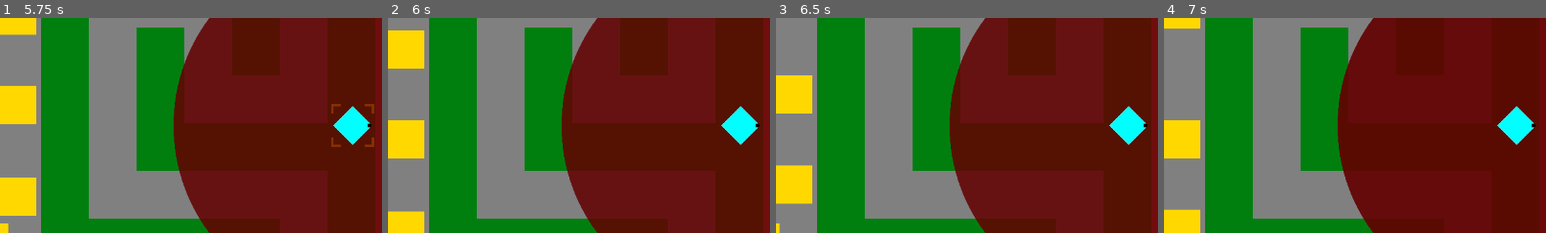
Above: before the commit, frames 1-4 (left to right).
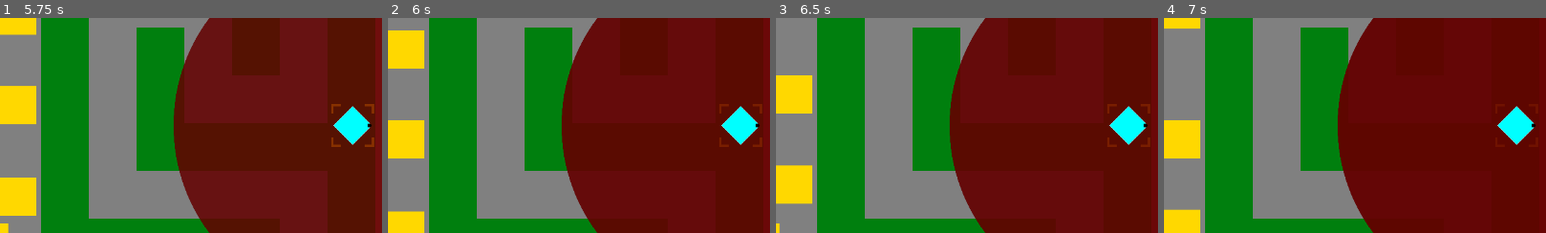
Above: after the commit, the same moments.

Repository: phrasmotica/godot-tower-defence
Game: Godot game, scene res://scenes/game.tscn
Same seed, same stepped clock (60 frames per second), same inputs: the game is played once before the commit and once after it.
Inputs (mouse positions are % of the whole screen's width and height, from its top left):
- Up to frame 1 (5.75 s): click "Start" at 0.5 s; click (80, 33) at 1.25 s; click "Cancel" at 2 s; tap Enter (ui_accept) at 2.75, 3.02, 3.77, 5.27 s; move the mouse to (72, 45) at 2.77 s; hold Shift (fast_forward) 2.78-3.53 s; tap 1 (tower_1) every 0.75 s from 2.85 to 5.1 s; click (72, 45) at 2.92 s; move the mouse to (72, 45) at 3.52 s; click (72, 45) at 3.67 s; hold Shift (fast_forward) from 4.28 s (still down); click (72, 45) at 4.42 s; click (72, 45) at 5.17 s
- Up to frame 2 (6 s): release Shift (fast_forward) at 5.78 s; tap 1 (tower_1) at 5.85 s; click (72, 45) at 5.92 s
- Up to frame 3 (6.5 s): tap Enter (ui_accept) at 6.02 s
- Up to frame 4 (7 s): tap 1 (tower_1) at 6.6 s; click (72, 45) at 6.67 s; tap Enter (ui_accept) at 6.77 s
The pictures show only the part of the screen within x 26-76%, y 20-70%; the shares and areas given below are measured in that part.

Frame 1 is identical in both runs. In frame 2, 0.2% of the frame differs, in the area x 86-98%, y 40-60%; in frame 3, 0.2%; in frame 4, less than 0.1%.

Commit message:
Don't allow selecting a tower if it's already selected

Diff:
--- a/scripts/tower.gd
+++ b/scripts/tower.gd
@@ -152,7 +152,7 @@
 			set_warming_up()
 			on_placed.emit(self)
 
-		if is_firing():
+		if is_firing() and not is_selected:
 			select()
 
 func _on_barrel_shoot():
